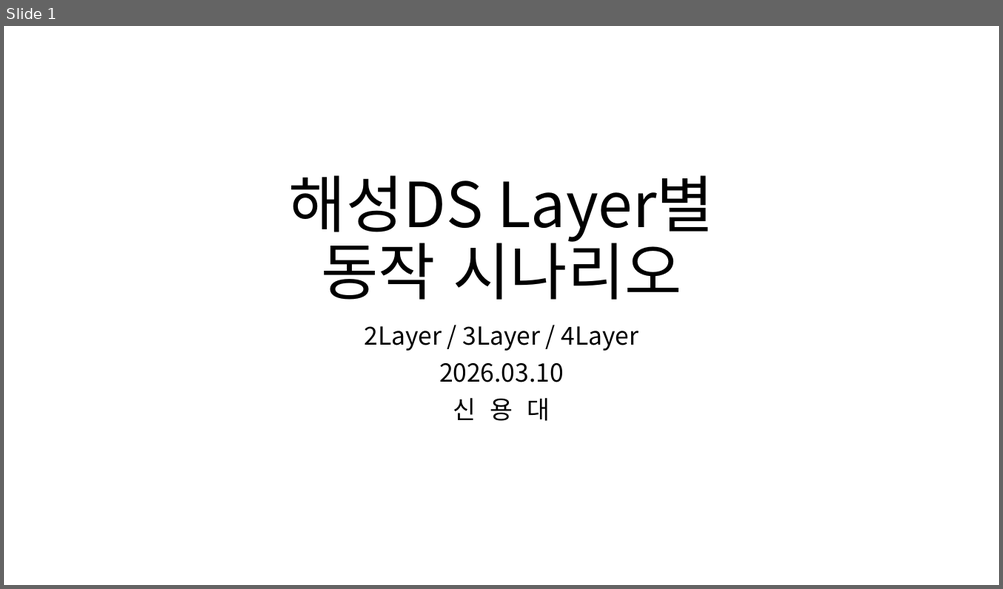
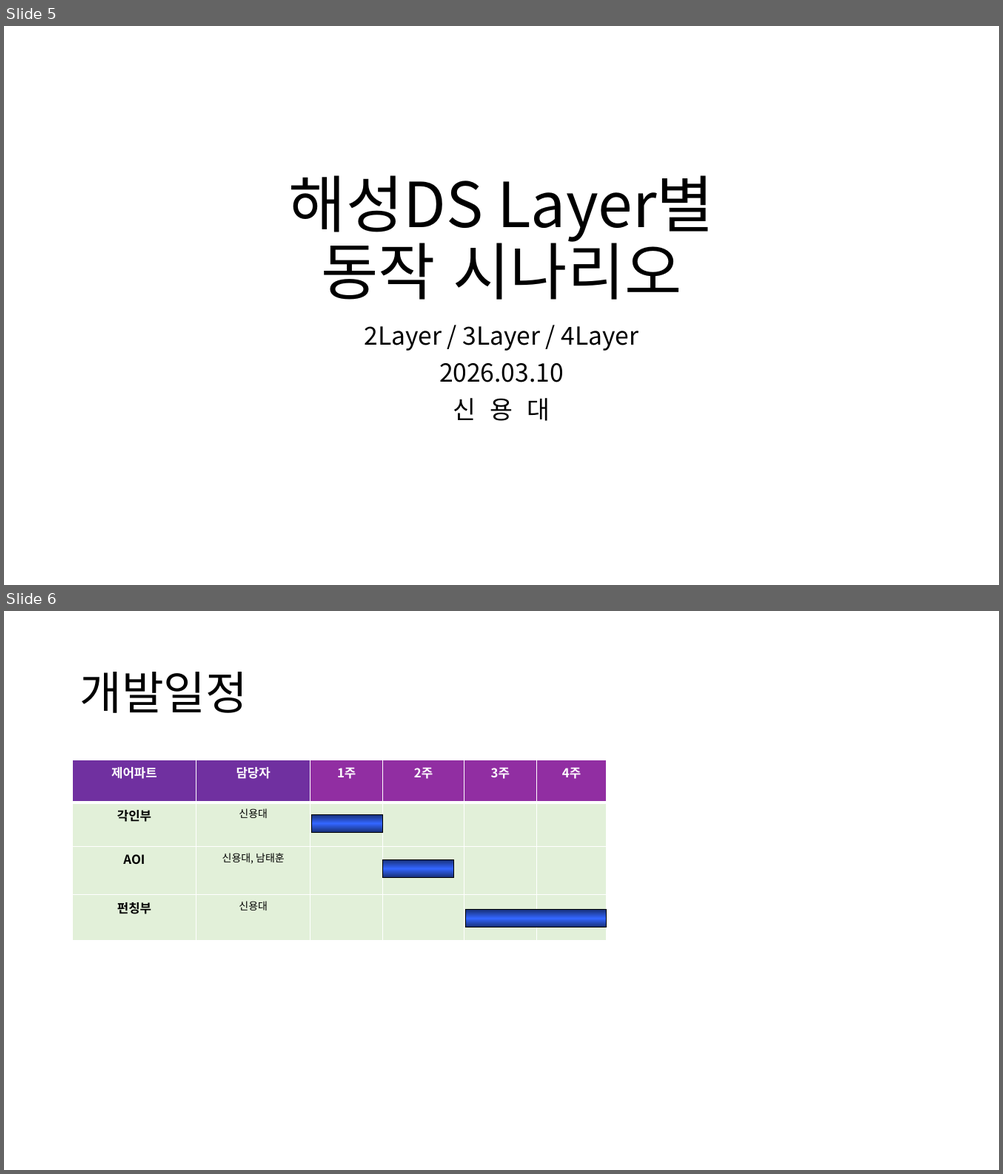
Before and after one commit to ShinYongDae/MyJob, a slide deck: 해성DS Layer별.pptx. Shown one above the other, each under a label of ours: slide 1 before the commit, slides 5 and 6 after it. The pictures are 1003x589 and 1003x1174 pixels, drawn with LibreOffice and Linux fonts; fonts in the diff are those of the drawing. Boxes give left, top, right and bottom in pixels: in the first picture for what was removed or moved away, otherwise in the second. Text is boxed around its words. In the diff, an @@ line names an element or a change of style, - is before the commit and + after.

```diff
--- a/해성DS Layer별.pptx
+++ b/해성DS Layer별.pptx
@@ slide 6 added at <box>4,611,999,1170</box>, background #FFFFFF @@
@@ title added at <box>79,672,247,713</box>, 44 pt, text #000000 @@
+개발일정
@@ table added at <box>73,760,607,942</box>, 4 rows, 6 columns @@
+제어파트 | 담당자 | 1주 | 2주 | 3주 | 4주
+각인부 | 신용대 |  |  |  | 
+AOI | 신용대, 남태훈 |  |  |  | 
+펀칭부 | 신용대 |  |  |  | 
@@ rectangle added at <box>311,815,382,832</box>, fill gradient #2449B6 to #3366FF, outline #000000 0.75 pt @@
@@ rectangle added at <box>383,860,454,878</box>, fill gradient #2449B6 to #3366FF, outline #000000 0.75 pt @@
@@ rectangle added at <box>466,909,607,927</box>, fill gradient #2449B6 to #3366FF, outline #000000 0.75 pt @@
@@ what was slide 1 is now slide 5 @@
```
Also in this commit, not shown: 7 other slides added, 1 other file.
